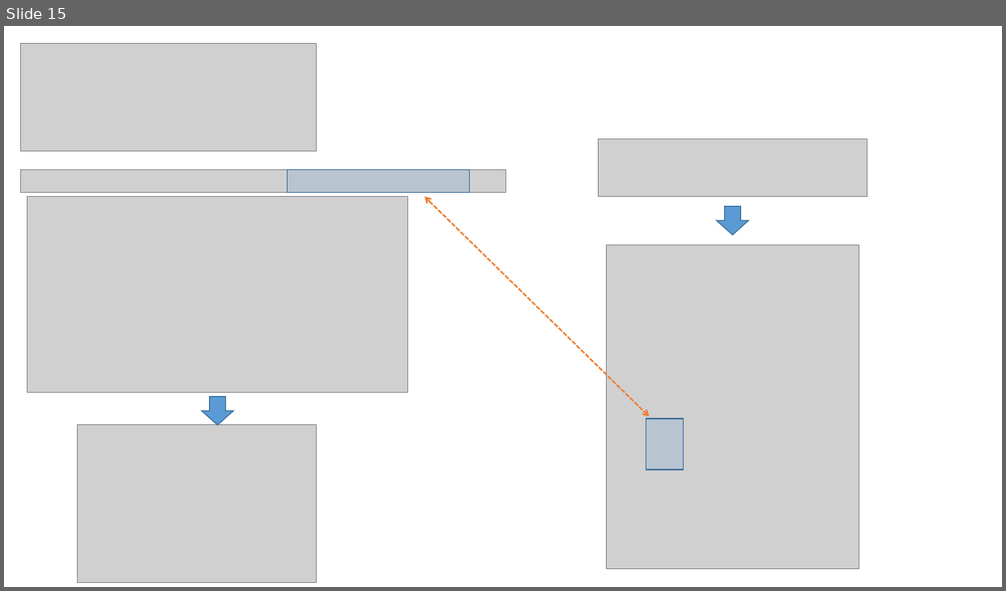
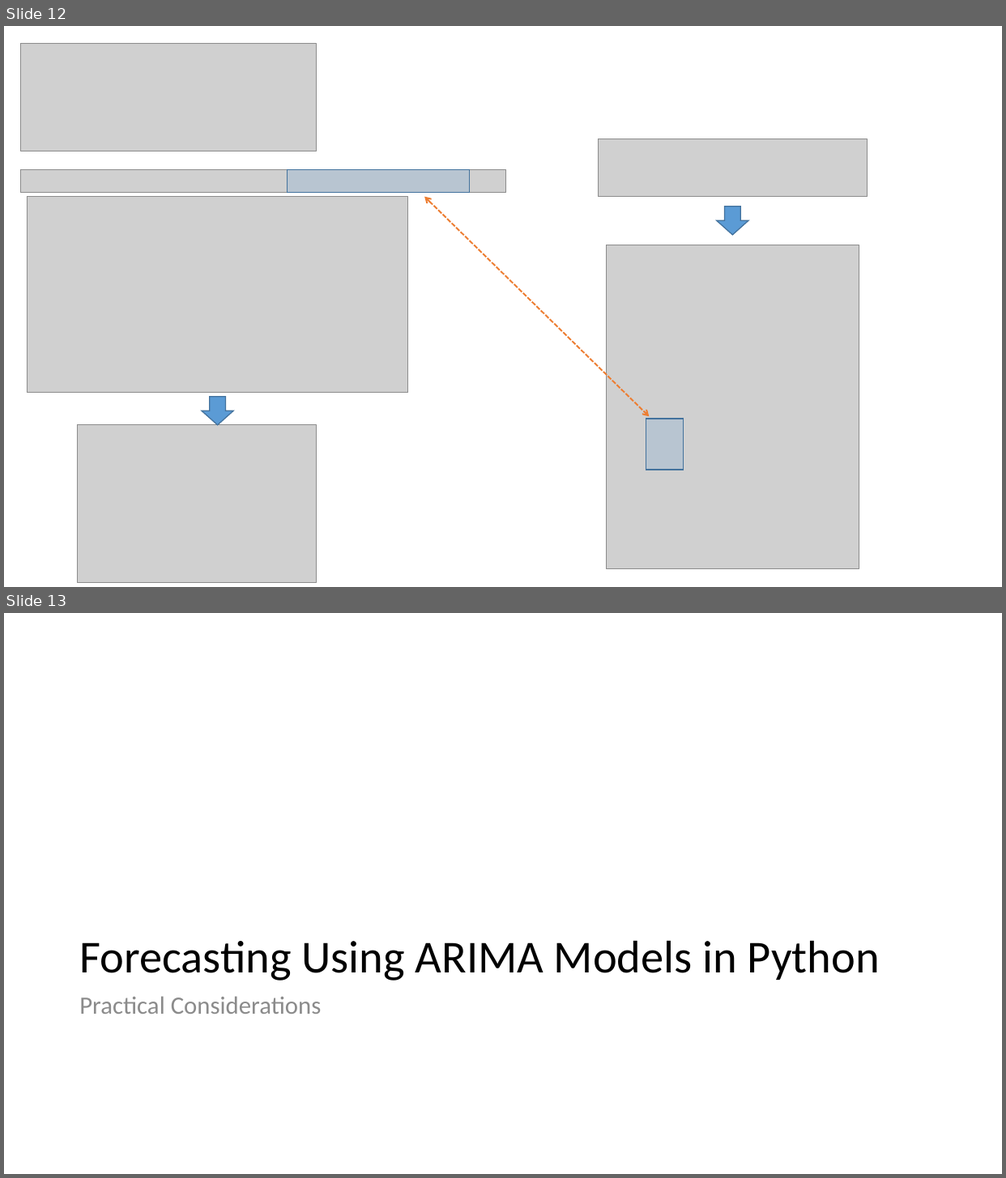
Before and after one commit to FIM-Expert/python-academy, a slide deck: DataCamp/forecasting-using-arima-models-in-python/forecasting-using-arima-models-in-python-Copy1.pptx. Shown one above the other, each under a label of ours: slide 15 before the commit, slides 12 and 13 after it. The pictures are 1006x591 and 1006x1178 pixels, drawn with LibreOffice and Linux fonts; fonts in the diff are those of the drawing; grey boxes stand for pictures. Boxes give left, top, right and bottom in pixels: in the first picture for what was removed or moved away, otherwise in the second. Text is boxed around its words. In the diff, an @@ line names an element or a change of style, - is before the commit and + after.

```diff
--- a/DataCamp/forecasting-using-arima-models-in-python/forecasting-using-arima-models-in-python-Copy1.pptx
+++ b/DataCamp/forecasting-using-arima-models-in-python/forecasting-using-arima-models-in-python-Copy1.pptx
@@ slide 13 added at box(4, 613, 1002, 1174), background #FFFFFF @@
@@ title added at box(79, 940, 880, 981), 44 pt, text #000000 @@
+Forecasting Using ARIMA Models in Python
@@ text added at box(79, 996, 322, 1014), 24 pt, text #8C8C8C @@
+Practical Considerations
@@ what was slide 15 is now slide 12 @@
```
Also in this commit, not shown: 1 slide changed, 1 other slide added, 3 slides removed, 2 other files.
